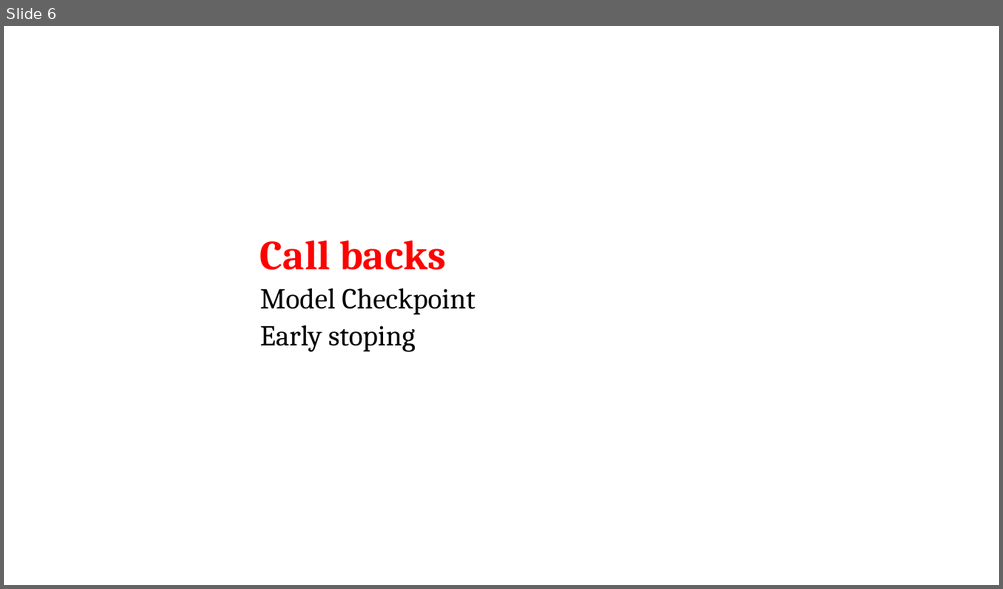
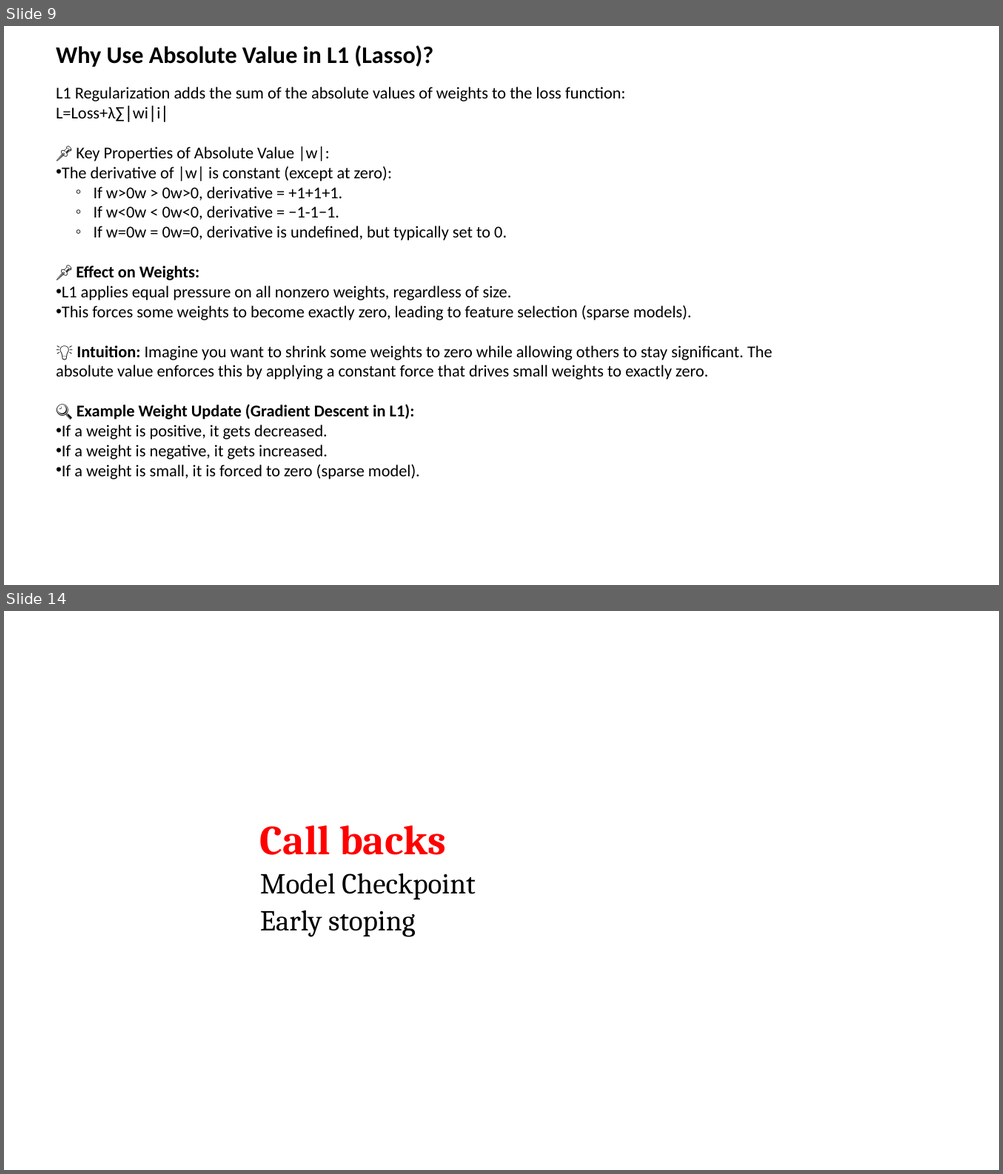
Before and after one commit to shahil04/ds_materials, a slide deck: 9.Deep_learning/class_4_module_9_deep learning_Regularization,CallBacks_drouput_batchNormalization_Weight_hyper_parameter.pptx. Shown one above the other, each under a label of ours: slide 6 before the commit, slides 9 and 14 after it; the slides between them are not shown. The pictures are 1003x589 and 1003x1174 pixels, drawn with LibreOffice and Linux fonts; fonts in the diff are those of the drawing. Boxes give left, top, right and bottom in pixels: in the first picture for what was removed or moved away, otherwise in the second. Text is boxed around its words. In the diff, an @@ line names an element or a change of style, - is before the commit and + after.

```diff
--- a/9.Deep_learning/class_4_module_9_deep learning_Regularization,CallBacks_drouput_batchNormalization_Weight_hyper_parameter.pptx
+++ b/9.Deep_learning/class_4_module_9_deep learning_Regularization,CallBacks_drouput_batchNormalization_Weight_hyper_parameter.pptx
@@ slide 9 added at bbox=[4, 26, 999, 585], background #FFFFFF @@
@@ text added at bbox=[56, 45, 772, 480], 16 pt, text #000000 @@
+Why Use Absolute Value in L1 (Lasso)?
+L1 Regularization adds the sum of the absolute values of weights to the loss function:
+L=Loss+λ∑∣wi∣i∣
+📌 Key Properties of Absolute Value |w|:
+• The derivative of |w| is constant (except at zero):
+  ◦ If w>0w > 0w>0, derivative = +1+1+1.
+  ◦ If w<0w < 0w<0, derivative = −1-1−1.
+  ◦ If w=0w = 0w=0, derivative is undefined, but typically set to 0.
+📌 Effect on Weights:
+• L1 applies equal pressure on all nonzero weights, regardless of size.
+• This forces some weights to become exactly zero, leading to feature selection (sparse models).
+💡 Intuition: Imagine you want to shrink some weights to zero while allowing others to stay significant. The absolute value enforces this by applying a constant force that drives small weights to exactly zero.
+🔍 Example Weight Update (Gradient Descent in L1):
+• If a weight is positive, it gets decreased.
+• If a weight is negative, it gets increased.
+• If a weight is small, it is forced to zero (sparse model).
@@ what was slide 6 is now slide 14 @@
```
Also in this commit, not shown: 3 slides changed, 9 other slides added, 2 slides removed, 26 other files.
